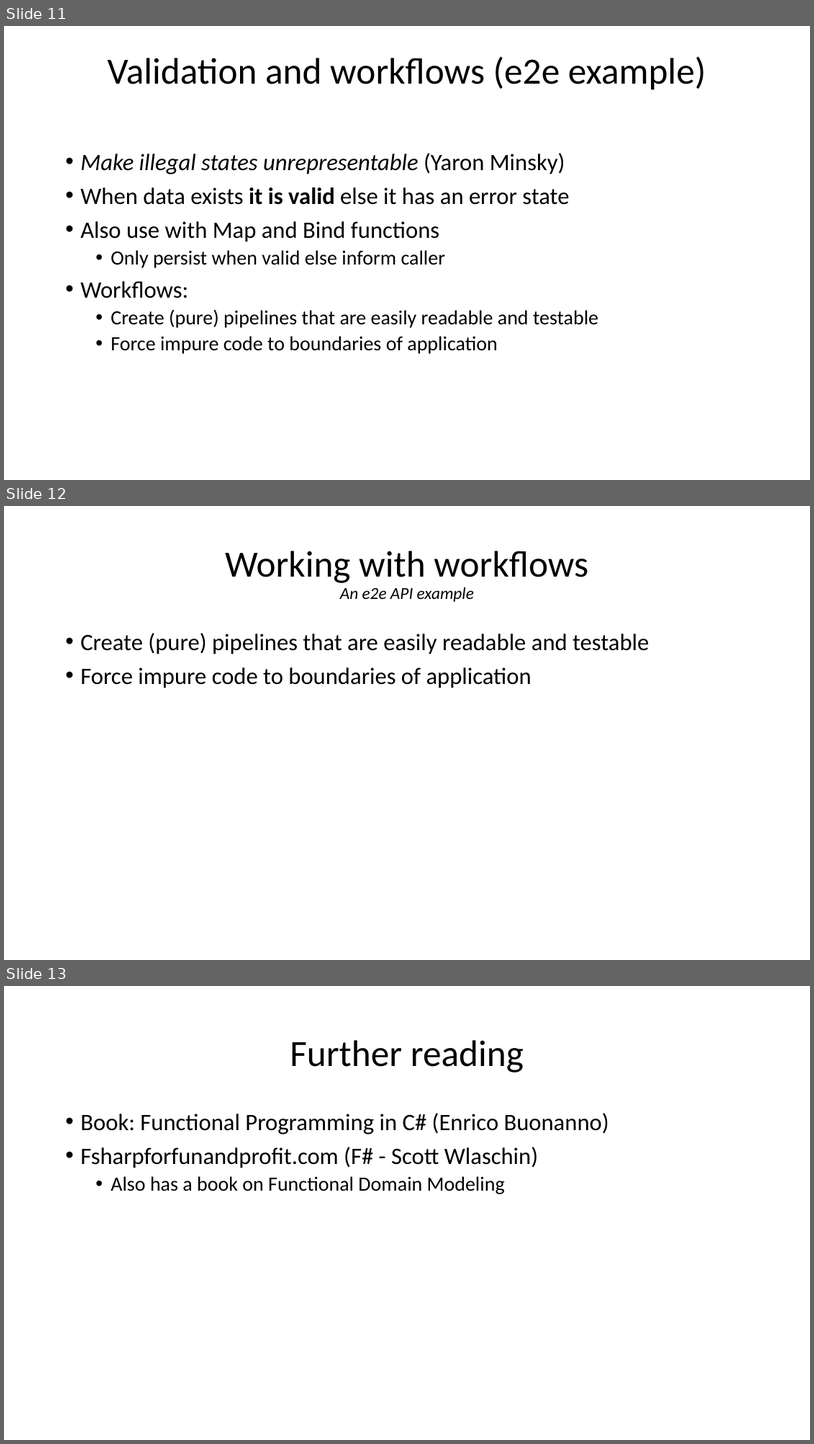
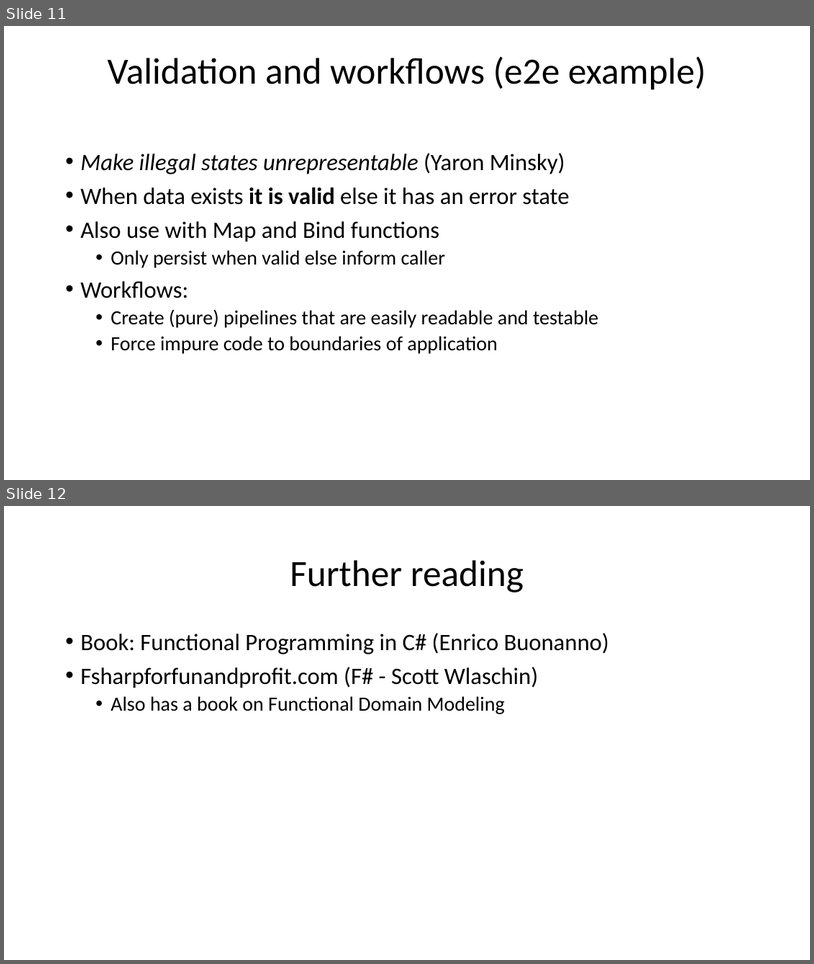
Before and after one commit to aage/fp-makes-life-easier, a slide deck: Presentation/FP-makes-life-easier.pptx. Shown one above the other, each under a label of ours: slides 11, 12 and 13 before the commit, slides 11 and 12 after it. The pictures are 814x1444 and 814x964 pixels, drawn with LibreOffice and Linux fonts; fonts in the diff are those of the drawing. Boxes give left, top, right and bottom in pixels: in the first picture for what was removed or moved away, otherwise in the second. Text is boxed around its words. In the diff, an @@ line names an element or a change of style, - is before the commit and + after.

Commit message:
Remove workflow slide

```diff
--- a/Presentation/FP-makes-life-easier.pptx
+++ b/Presentation/FP-makes-life-easier.pptx
@@ slide 12 removed at (4, 506, 810, 960), background #FFFFFF @@
@@ title removed at (225, 551, 589, 602) @@
-Working with workflows
-An e2e API example
@@ text removed at (80, 633, 649, 688) @@
-• Create (pure) pipelines that are easily readable and testable
-• Force impure code to boundaries of application
@@ what was slide 13 is now slide 12 @@
```
